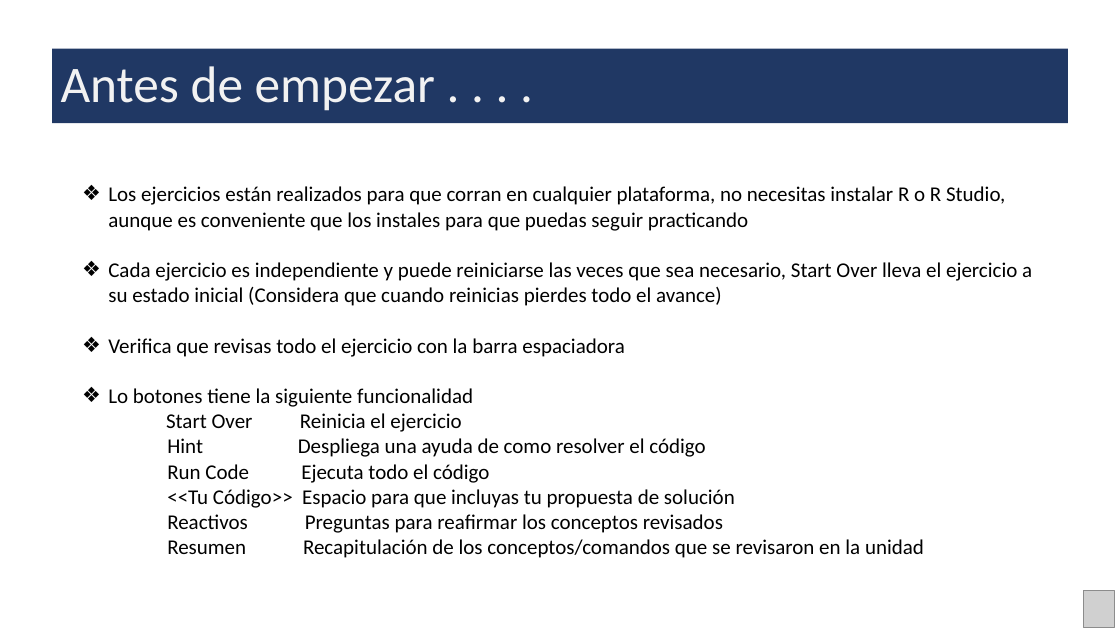
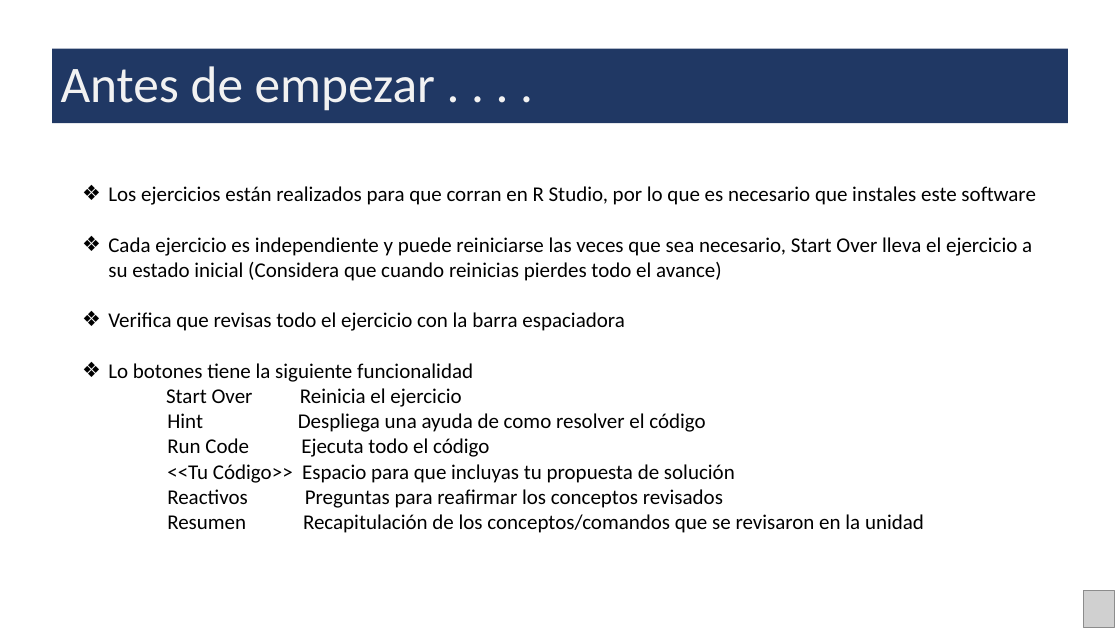
Before and after one commit to DeltaWiseC/PAct01, a slide deck: slide 5 of Presentacion.pptx. Drawn at 1120x630 pixels with LibreOffice and Linux fonts; fonts in the diff are those of the drawing; grey boxes stand for pictures. Boxes give left, top, right and bottom in pixels: in the first picture for what was removed or moved away, otherwise in the second. Text is boxed around its words. In the diff, an @@ line names an element or a change of style, - is before the commit and + after.

```diff
--- a/Presentacion.pptx
+++ b/Presentacion.pptx
@@ text at <box>108,186,1035,205</box>: text changed @@
-❖ Los ejercicios están realizados para que corran en cualquier plataforma, no necesitas instalar R o R Studio, aunque es conveniente que los instales para que puedas seguir practicando
+❖ Los ejercicios están realizados para que corran en R Studio, por lo que es necesario que instales este software
```
Also in this commit, not shown: 1 other slide changed, 1 slide added, 1 slide removed, 2 other files.
